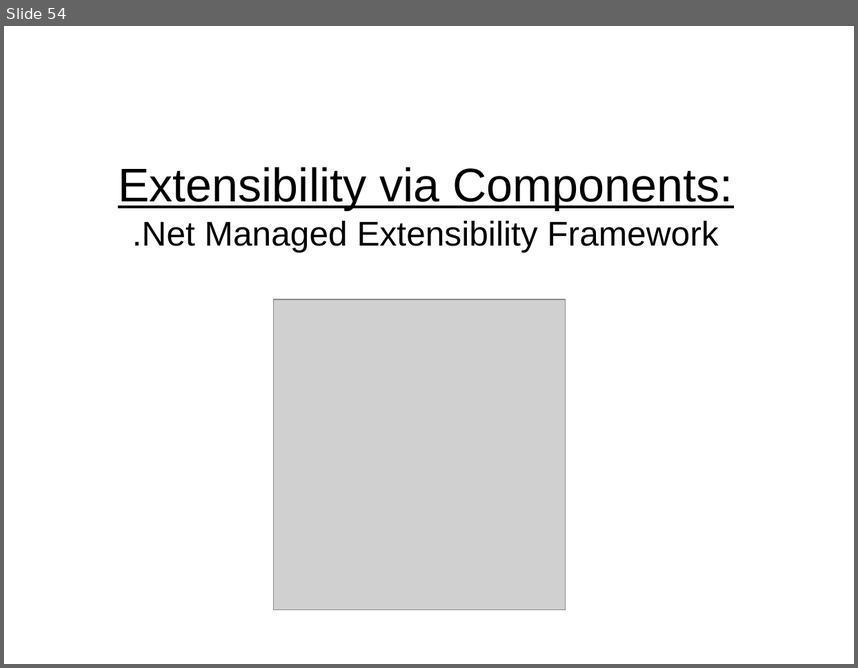
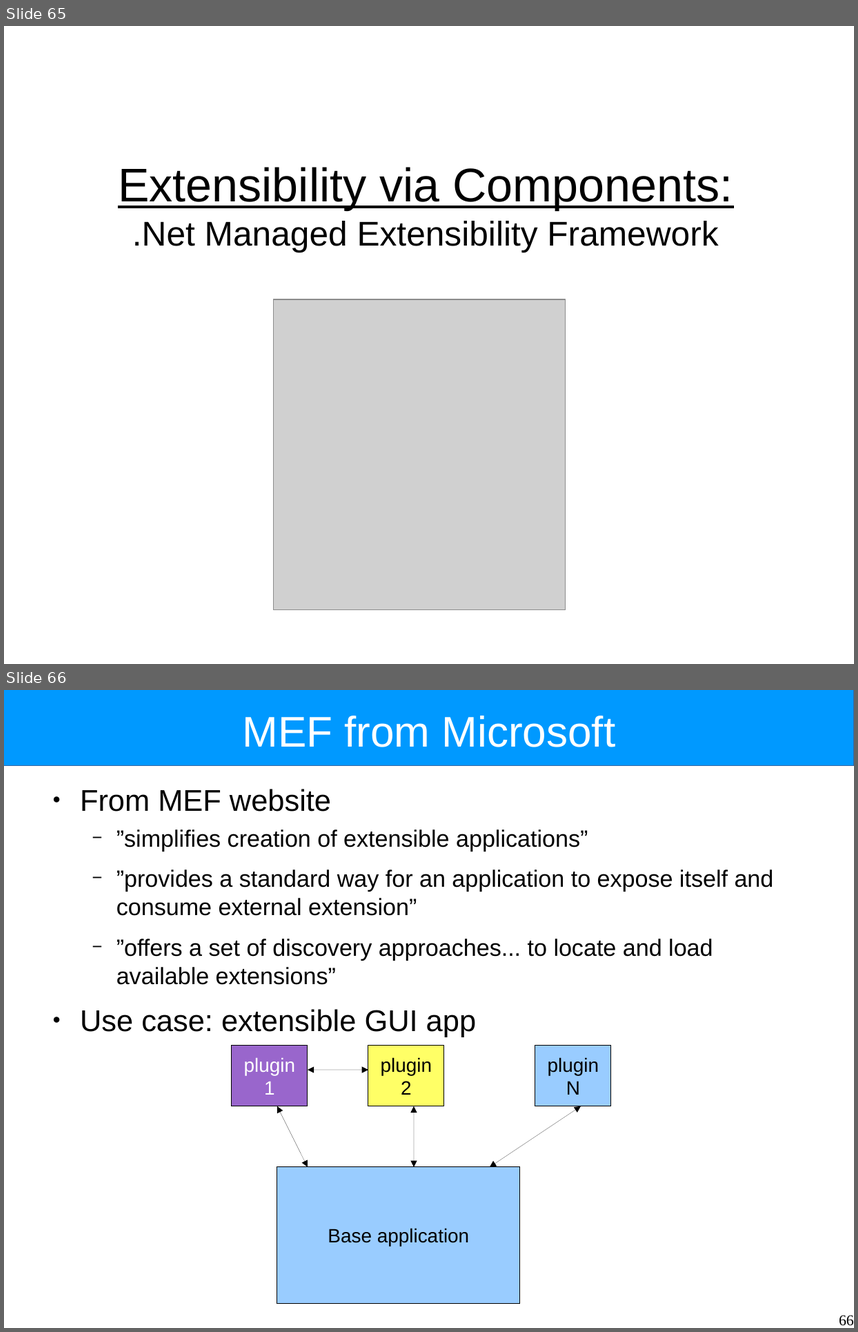
Before and after one commit to Intrinsarc/intrinsarc-evolve, a slide deck: Academic Work/lectures/components.odp. Shown one above the other, each under a label of ours: slide 54 before the commit, slides 65 and 66 after it. The pictures are 858x668 and 858x1332 pixels, drawn with LibreOffice and Linux fonts; fonts in the diff are those of the drawing; grey boxes stand for pictures. Boxes give left, top, right and bottom in pixels: in the first picture for what was removed or moved away, otherwise in the second. Text is boxed around its words. In the diff, an @@ line names an element or a change of style, - is before the commit and + after.

```diff
--- a/Academic Work/lectures/components.odp
+++ b/Academic Work/lectures/components.odp
@@ slide 66 added at bbox=[4, 690, 854, 1328], background #FFFFFF @@
@@ rectangle added at bbox=[4, 690, 854, 766], fill #0099FF, outline #3465A4 0 pt @@
@@ title added at bbox=[242, 716, 616, 747], 40 pt, text #FFFFFF @@
+MEF from Microsoft
@@ text added at bbox=[80, 789, 774, 1037], 22 pt, text #000000 @@
+● From MEF website
+  − ”simplifies creation of extensible applications”
+  − ”provides a standard way for an application to expose itself and consume external extension”
+  − ”offers a set of discovery approaches... to locate and load available extensions”
+● Use case: extensible GUI app
@@ rectangle added at bbox=[232, 1045, 307, 1107], fill #9966CC, outline #000000 0 pt, 18 pt, text #FFFFFF @@
+plugin1
@@ rectangle added at bbox=[368, 1045, 444, 1107], fill #FFFF66, outline #000000 0 pt, 18 pt, text #000000 @@
+plugin2
@@ rectangle added at bbox=[535, 1045, 611, 1107], fill #99CCFF, outline #000000 0 pt, 18 pt, text #000000 @@
+pluginN
@@ double arrow added from (308, 1069) to (368, 1069), #000000 0 pt @@
@@ double arrow added from (277, 1106) to (308, 1167), #000000 0 pt @@
@@ double arrow added from (414, 1106) to (414, 1167), #000000 0 pt @@
@@ double arrow added from (581, 1106) to (490, 1167), #000000 0 pt @@
@@ rectangle added at bbox=[277, 1167, 520, 1303], fill #99CCFF, outline #000000 0 pt, 18 pt, text #000000 @@
+Base application
@@ page number added at bbox=[839, 1314, 854, 1325], 14 pt, text #000000 @@
+66
@@ what was slide 54 is now slide 65 @@
```
Also in this commit, not shown: 13 slides changed, 24 other slides added, 9 slides removed, 3 other files.
